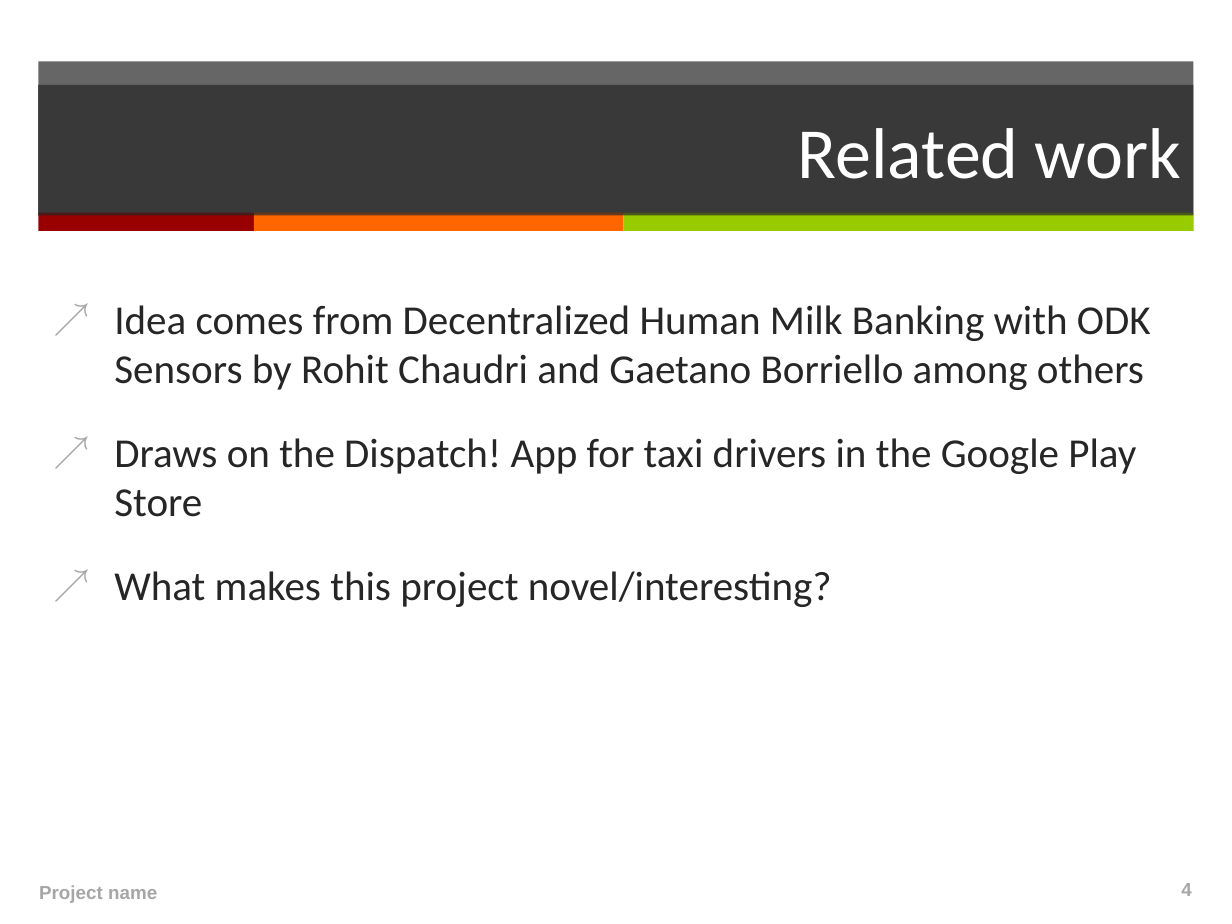
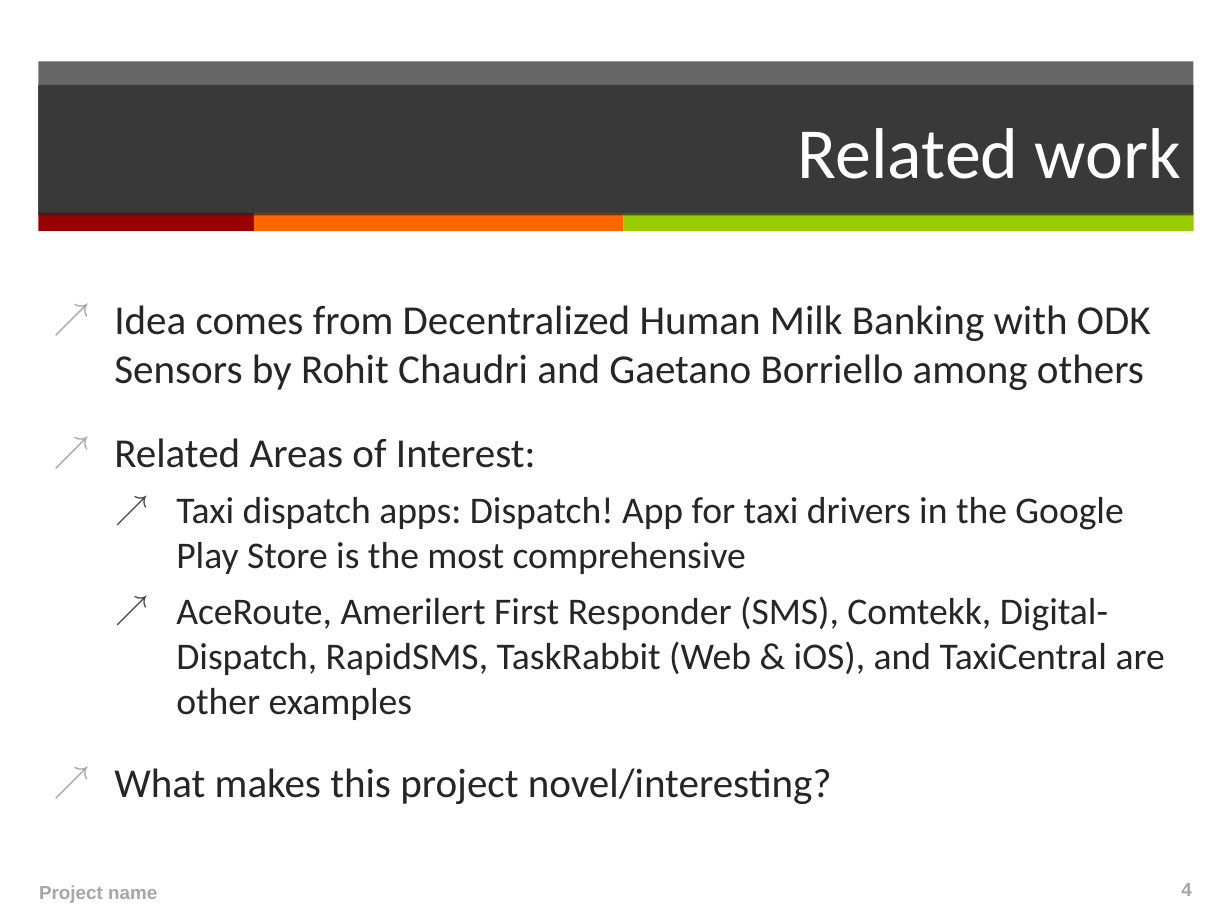
Before and after one commit to japacible/milk-banking-dispatch, a slide deck: slide 4 of presentations/ProjectPresentation-template_13wi.ppt. Drawn at 1232x924 pixels with LibreOffice and Linux fonts; fonts in the diff are those of the drawing. Boxes give left, top, right and bottom in pixels: in the first picture for what was removed or moved away, otherwise in the second. Text is boxed around its words. In the diff, an @@ line names an element or a change of style, - is before the commit and + after.

```diff
--- a/presentations/ProjectPresentation-template_13wi.ppt
+++ b/presentations/ProjectPresentation-template_13wi.ppt
@@ text at bbox=[114, 438, 1165, 720]: text changed; size 24 to 22 pt @@
-↗ Draws on the Dispatch! App for taxi drivers in the Google Play Store
+↗ Related Areas of Interest:
+  ↗ Taxi dispatch apps: Dispatch! App for taxi drivers in the Google Play Store is the most comprehensive
+  ↗ AceRoute, Amerilert First Responder (SMS), Comtekk, Digital-Dispatch, RapidSMS, TaskRabbit (Web & iOS), and TaxiCentral are other examples
```
Also in this commit, not shown: 2 other slides changed.
